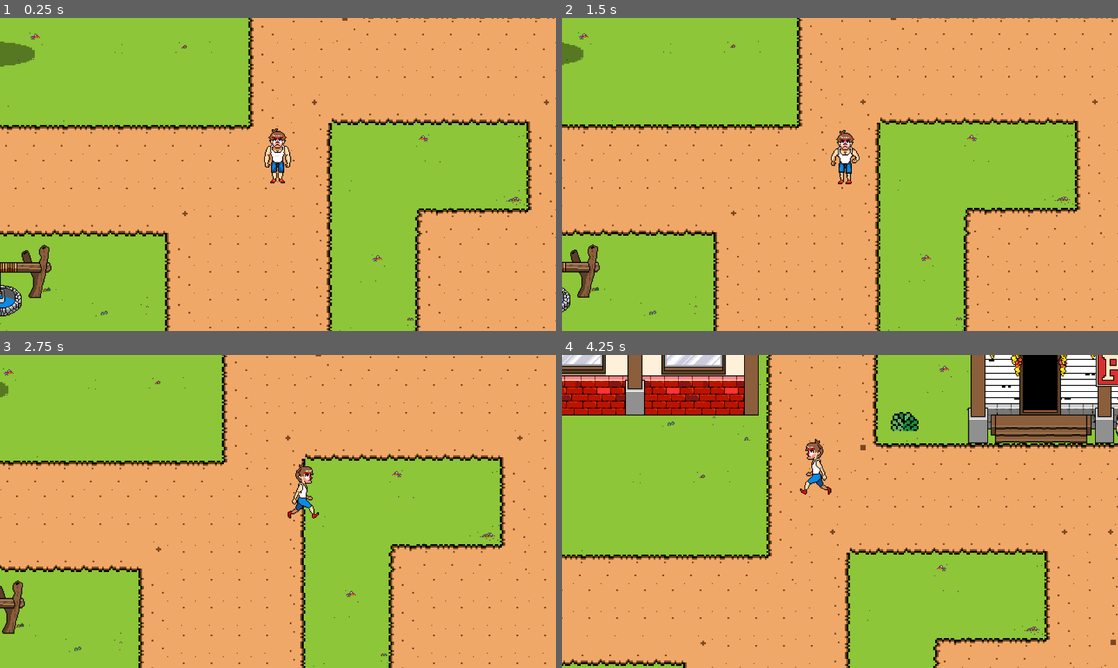
Above: before the commit, frames 1-4 (two rows, left to right).
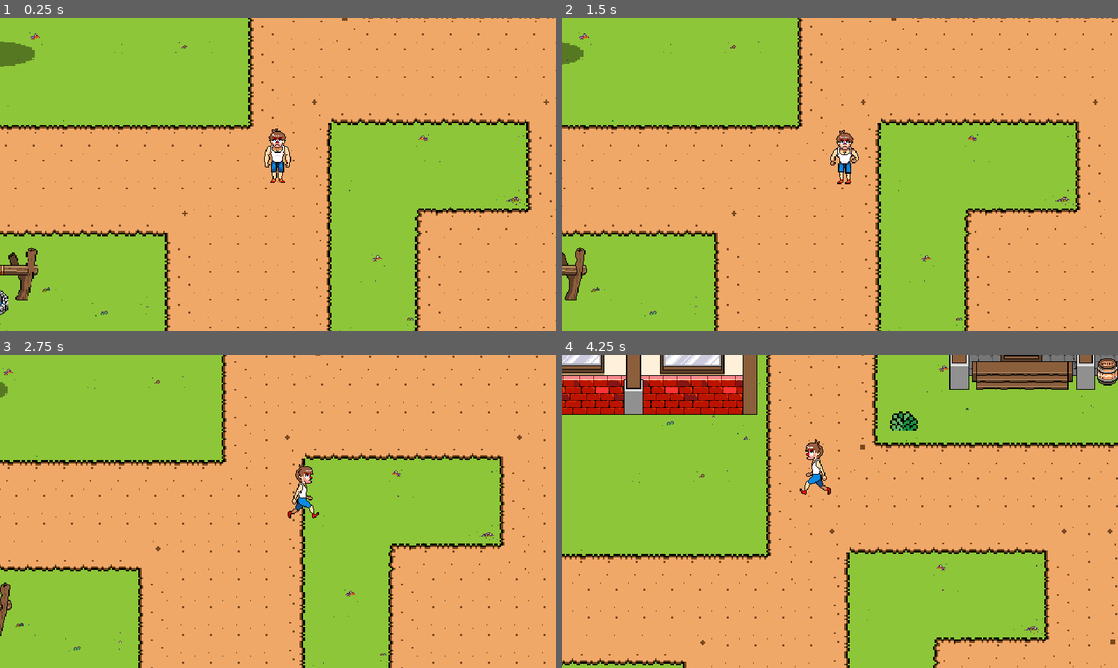
Above: after the commit, the same moments.

Repository: NeeshchiiKing/Before-She-Wakes
Game: Godot game, scene res://src/core/main_game/main_game.tscn
The game is run twice, just before and just after one commit, with the same random seed, the same clock (stepped at 60 frames per second) and the same inputs. This scene is started directly instead of the project's main scene.
Inputs:
- Up to frame 1 (0.25 s): no input
- Up to frame 2 (1.5 s): tap Enter at 0.5 s; hold D (move_right) 0.53-1.28 s; tap K (sneak) at 0.6 s; hold S (move_down) from 1.28 s (still down); tap J (attack) at 1.35 s
- Up to frame 3 (2.75 s): tap K (sneak) at 1.55, 2.3 s; release S (move_down) at 2.03 s; hold D (move_right) from 2.03 s (still down); tap I (defend) at 2.1 s
- Up to frame 4 (4.25 s): release D (move_right) at 2.78 s; hold W (move_up) 2.78-3.53 s; tap L (roll) at 2.85 s; tap K (sneak) at 3.05, 3.6 s; hold A (move_left) from 3.53 s (still down)

The runs differ from the first frame. In frame 1, 2.1% of the frame differs, in the area x 0-100%, y 0-100%; in frame 2, 3.9%; in frame 3, 3.5%; in frame 4, 13%.

Commit message:
Code review bug fixes

Diff:
--- a/project.godot
+++ b/project.godot
@@ -19,8 +19,8 @@
 
 [display]
 
-window/size/viewport_width=1280
-window/size/viewport_height=720
+window/size/viewport_width=640
+window/size/viewport_height=360
 window/size/window_width_override=1280
 window/size/window_height_override=720
 window/stretch/mode="canvas_items"
--- a/src/scenes/enemies/crow_enemy.tscn
+++ b/src/scenes/enemies/crow_enemy.tscn
@@ -113,7 +113,7 @@
 
 [node name="Hurtbox" type="Area2D" parent="."]
 collision_layer = 16
-collision_mask = 16
+collision_mask = 0
 script = ExtResource("4_js068")
 metadata/_custom_type_script = "uid://q3r7iiumy8l8"
 
--- a/src/scenes/levels/pinetop_level.gd
+++ b/src/scenes/levels/pinetop_level.gd
@@ -3,9 +3,6 @@
 @onready var player_spawn_marker : PlayerSpawn = $Player/PlayerSpawn
 @onready var player_camera       : Camera2D = $Player/PlayerCamera
 @onready var level_transition: LevelTransition = $Transitions/LevelTransition
-
-func _ready() -> void:
-	level_transition.transition_requested.connect(_on_level_transition_requested)
 
 # Provides a player spawn location
 func get_default_player_spawn() -> Vector2:
--- a/src/scenes/levels/pinetop_level.tscn
+++ b/src/scenes/levels/pinetop_level.tscn
@@ -1400,6 +1400,7 @@
 
 [node name="PlayerCamera" parent="Player" instance=ExtResource("17_k837i")]
 enabled = true
+zoom = Vector2(1, 1)
 
 [node name="PlayerSpawn" parent="Player" instance=ExtResource("18_1jrbf")]
 position = Vector2(674, 737)
@@ -1431,32 +1432,20 @@
 [node name="LevelObjects" type="Node2D" parent="."]
 y_sort_enabled = true
 
-[node name="Inn" type="TextureRect" parent="LevelObjects"]
-offset_left = 55.0
-offset_top = 128.0
-offset_right = 631.0
-offset_bottom = 512.0
+[node name="Inn" type="Sprite2D" parent="LevelObjects"]
+position = Vector2(342, 320)
 texture = ExtResource("10_r2vu5")
 
-[node name="Shop_Potions" type="TextureRect" parent="LevelObjects"]
-offset_left = 872.0
-offset_top = 160.0
-offset_right = 1188.0
-offset_bottom = 544.0
+[node name="Shop_Potions" type="Sprite2D" parent="LevelObjects"]
+position = Vector2(1009, 291)
 texture = ExtResource("11_rub47")
 
-[node name="Van" type="TextureRect" parent="LevelObjects"]
-offset_left = 108.0
-offset_top = 994.0
-offset_right = 308.0
-offset_bottom = 1130.0
+[node name="Van" type="Sprite2D" parent="LevelObjects"]
+position = Vector2(210, 1053)
 texture = ExtResource("12_54h85")
 
-[node name="Well" type="TextureRect" parent="LevelObjects"]
-offset_left = 292.0
-offset_top = 800.0
-offset_right = 417.0
-offset_bottom = 900.0
+[node name="Well" type="Sprite2D" parent="LevelObjects"]
+position = Vector2(340, 853)
 texture = ExtResource("13_ralhq")
 
 [node name="Grass" parent="LevelObjects" instance=ExtResource("7_qor0u")]
@@ -1472,11 +1461,8 @@
 [node name="Bush" parent="LevelObjects" instance=ExtResource("6_5yxh6")]
 position = Vector2(193, 519)
 
-[node name="Tent" type="TextureRect" parent="LevelObjects"]
-offset_left = 910.0
-offset_top = 1097.0
-offset_right = 1106.0
-offset_bottom = 1217.0
+[node name="Tent" type="Sprite2D" parent="LevelObjects"]
+position = Vector2(1001, 1154)
 texture = ExtResource("14_jhq8u")
 
 [node name="Tables" type="TextureRect" parent="LevelObjects"]
--- a/src/scenes/player/player.tscn
+++ b/src/scenes/player/player.tscn
@@ -808,7 +808,7 @@
 polygon = PackedVector2Array(0.5, 13.5, -10, 0, 0.5, -10.5, 10, 0)
 
 [node name="Hitbox" type="Area2D" parent="."]
-collision_layer = 16
+collision_layer = 0
 collision_mask = 16
 script = ExtResource("4_lvxji")
 metadata/_custom_type_script = "uid://bbpj4t4f303tq"
--- a/src/scripts/core/systems/main_game.gd
+++ b/src/scripts/core/systems/main_game.gd
@@ -9,6 +9,7 @@
 #Transisition handles visual effects mostly
 #Debug is currectly used so you can quit set fps, level name, noclip toggle, spawn enemy buttons
 
+@onready var world: Node2D = $World
 
 #Future (Main Menu): Loading test level for prototype
 const TEST_LEVEL_01    : String = "uid://c7ta2yrs1skiv"
@@ -51,9 +52,14 @@
 	# Make sure this is called during idle time
 	_perform_level_load.call_deferred(level_scene)
 
+func _detach_entity_root_from_level() -> void:
+	if entity_root.get_parent() != world:
+		entity_root.get_parent().remove_child(entity_root)
+		world.add_child(entity_root)
 
 func _perform_level_load(level_scene_uid : String) -> void:
 	if is_instance_valid(_current_level):
+		_detach_entity_root_from_level()
 		_current_level.queue_free()
 		_current_level = null
 		# Wait to allow the queued deletion to process so it is out of the scene tree
@@ -85,8 +91,6 @@
 	level_root.add_child(_current_level) #this adds that level node to the Main game LevelRoot
 	# Level is stored as _current_level : BaseLevel
 
-	_current_level = new_level as BaseLevel
-	level_root.add_child(_current_level)
 	_current_level.signal_level_transition.connect(load_level)
 
 	_attach_entity_root_to_level()   # <-- replaces _attach_player_to_level()
--- a/src/scripts/core/ui/player_camera.gd
+++ /dev/null
@@ -1,26 +0,0 @@
-extends Camera2D
-
-const LERP_WEIGHT : float = 2.0
-const CAMERA_LOOK_AHEAD_VAL : Vector2 = Vector2(0.0, -8.0)
-const CAMERA_LOOK_AMOUNT    : float = 64.0
-
-var target : Node2D = null
-
-func _physics_process(delta: float) -> void:
-	_follow_camera_target(delta)
-
-func _follow_camera_target(delta : float) -> void:
-	if not target:
-		return
-
-	#Offset value is amount to lead player
-	var target_camera_offset : Vector2 = CAMERA_LOOK_AHEAD_VAL
-	var target_global_pos    : Vector2 = target.global_position + target_camera_offset
-	target_global_pos += target.camera_look_direction + CAMERA_LOOK_AMOUNT
-
-	var camera_pos_out : Vector2
-
-	camera_pos_out.x = lerpf(global_position.x, target_global_pos.x, LERP_WEIGHT * delta)
-	camera_pos_out.y = lerpf(global_position.y, target_global_pos.y, LERP_WEIGHT * delta)
-
-	global_position = camera_pos_out
--- a/src/scripts/gameplay/levels/level_transition.gd
+++ b/src/scripts/gameplay/levels/level_transition.gd
@@ -12,7 +12,6 @@
 func _ready() -> void:
 	body_entered.connect(_on_body_entered)
 
-
 func _on_body_entered(body : Node2D) -> void:
 	if _has_triggered:
 		return
@@ -22,5 +21,4 @@
 
 	_has_triggered = true
 
-	#transition_requested.emit(TEST_LEVEL_02)
 	transition_requested.emit(destination_level_uid)
--- a/src/scripts/gameplay/player/player.gd
+++ b/src/scripts/gameplay/player/player.gd
@@ -36,7 +36,7 @@
 		last_input_vector = input_vector
 		#directional_vector made to pass the animation tree flipping +1 and -1
 		var direction_vector: = Vector2(input_vector.x, -input_vector.y)
-		update_blend_postitions(direction_vector)
+		update_blend_positions(direction_vector)
 
 	if Input.is_action_just_pressed("attack"):
 		playback.travel("AttackState")
@@ -65,7 +65,7 @@
 	if input_vector != Vector2.ZERO:
 		last_input_vector = input_vector
 		var direction_vector := Vector2(input_vector.x, -input_vector.y)
-		update_blend_postitions(direction_vector)
+		update_blend_positions(direction_vector)
 
 	if Input.is_action_just_pressed("sneak"):
 		is_sneaking = false
@@ -84,7 +84,7 @@
 	move_and_slide()
 
 ##This Function is Called in the Physics Process. All animations are in one area!
-func update_blend_postitions(direction_vector: Vector2) -> void:
+func update_blend_positions(direction_vector: Vector2) -> void:
 	animation_tree.set("parameters/StateMachine/MoveState/RunState/blend_position", direction_vector)
 	animation_tree.set("parameters/StateMachine/MoveState/StandState/blend_position", direction_vector)
 	animation_tree.set("parameters/StateMachine/AttackState/blend_position", direction_vector)
Not shown, removed: src/scripts/core/ui/player_camera.gd.uid
